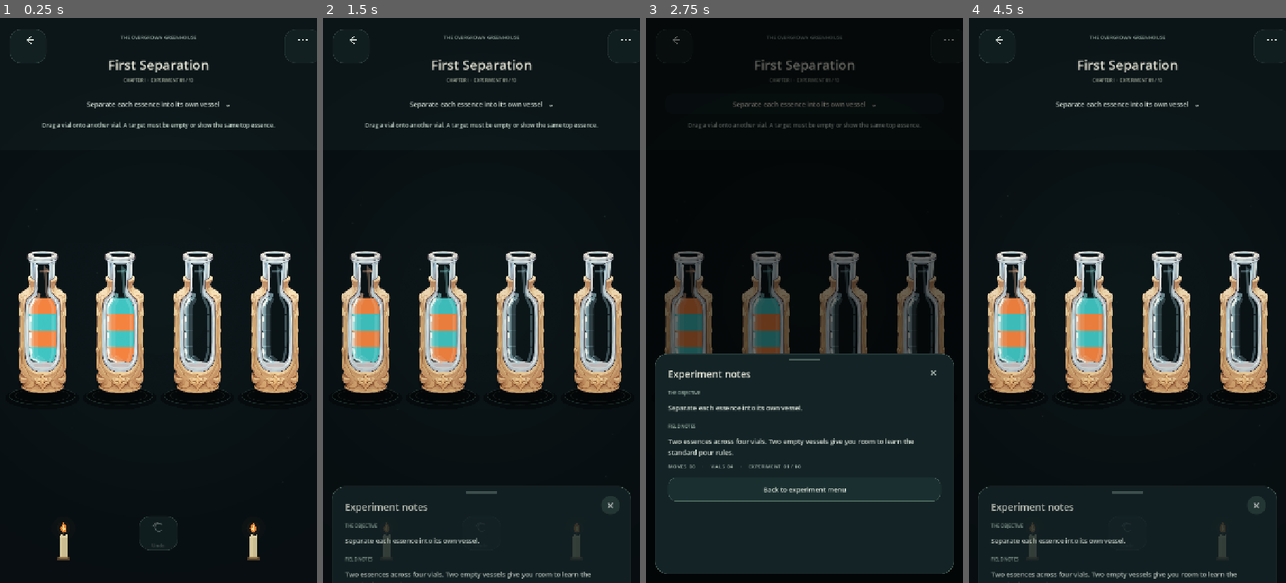
Above: before the commit, frames 1-4 (left to right).
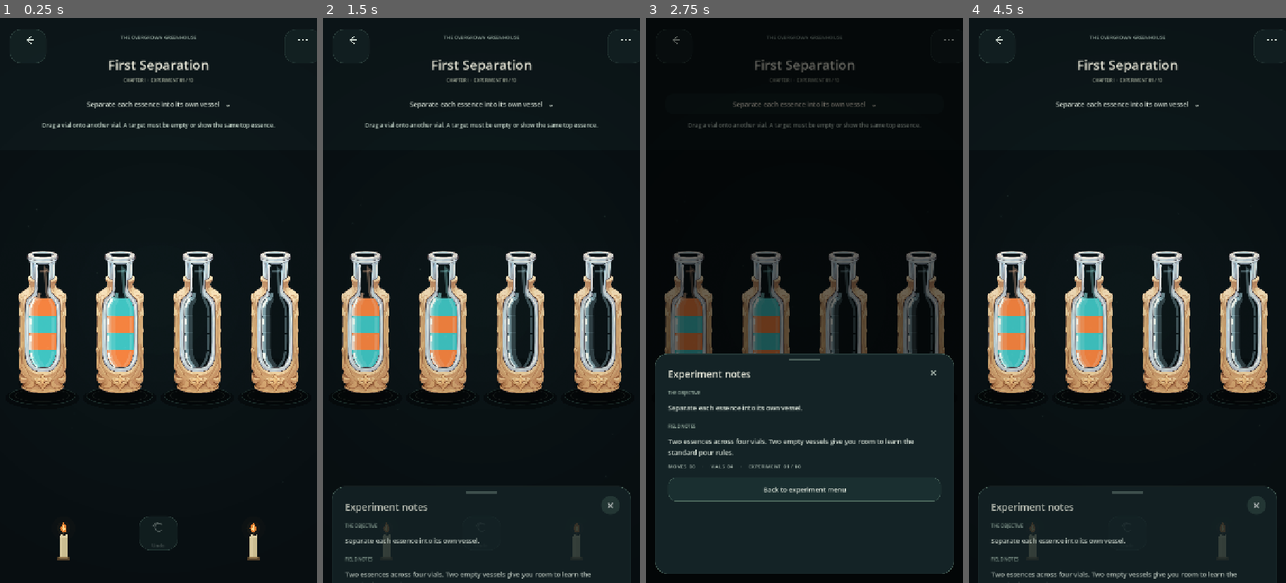
Above: after the commit, the same moments.

Repository: Kryodo/spell-sort-game
Game: Godot game, scene res://scenes/dark_sorting_slots_prototype.tscn
The game is run twice, just before and just after one commit, with the same random seed, the same clock (stepped at 60 frames per second) and the same inputs. This scene is started directly instead of the project's main scene.
Inputs:
- Up to frame 1 (0.25 s): no input
- Up to frame 2 (1.5 s): click "Separate each essence into it…" at 0.5 s; click "×" at 1.25 s
- Up to frame 3 (2.75 s): click "Separate each essence into it…" at 2 s
- Up to frame 4 (4.5 s): click "×" at 2.75 s; click "Separate each essence into it…" at 3.5 s; click "×" at 4.25 s

The runs differ from the first frame. In frame 1, 0.8% of the frame differs, in the area x 9-91%, y 44-62%; in frame 2, 0.8%; in frame 3, 0.3%; in frame 4, 0.8%.

Commit message:
Use Vial Base V1.1 as default vessel artwork

Diff:
--- a/scripts/asset_fantasy_alchemy_bottle.gd
+++ b/scripts/asset_fantasy_alchemy_bottle.gd
@@ -3,7 +3,7 @@
 ## One complete illustration per vial. The transparent inner chamber is analysed
 ## once per texture; every essence layer then shares the resulting body profile.
 
-const DEFAULT_VIAL_ART: Texture2D = preload("res://assets/bottles/SpellSort_Vial_Base_V1.0.png")
+const DEFAULT_VIAL_ART: Texture2D = preload("res://assets/bottles/SpellSort_Vial_Base_V1.1.png")
 
 const ALPHA_CUTOFF := 0.14
 const SCAN_TOP_RATIO := 0.16
